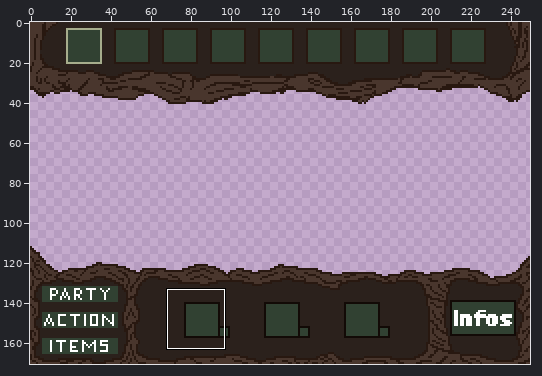
Sprite sheet: assets/graphics/UI/Fightscreen/Fightscreen_Items_Base.png. Above, an overview of the earlier version with the close-up marked.
Close-up. Before the edit:
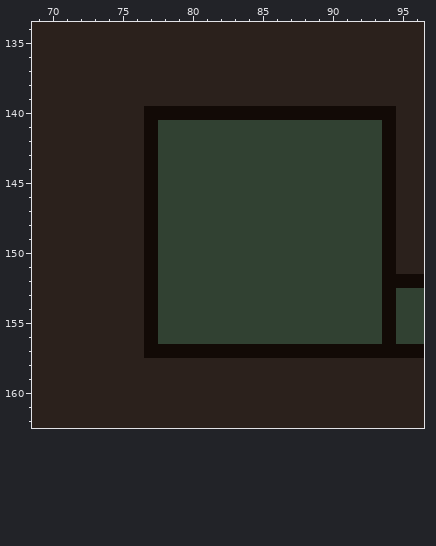
The file is 250x171 pixels. Colours within 5 levels of each other are drawn and written as one. Shown: x 69..96, y 134..162.
The result:
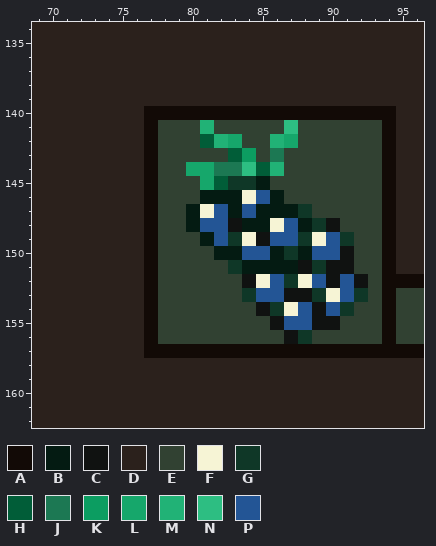
Palette (. is transparent): A #120a06  B #041b12  C #101211  D #2b211c  E #314132  F #f6f4d5  G #0f3727  H #015d38  J #1c7853  K #0c9d61  L #16a76b  M #21b276  N #2dbe82  P #235595
From the commit log: fightscreen has character animations now
The exact change:
@@ x 78..94 @@
 140 AAAAAAAAAAAAAAAAA
-141 EEEEEEEEEEEEEEEEA
-142 EEEEEEEEEEEEEEEEA
-143 EEEEEEEEEEEEEEEEA
-144 EEEEEEEEEEEEEEEEA
-145 EEEEEEEEEEEEEEEEA
-146 EEEEEEEEEEEEEEEEA
-147 EEEEEEEEEEEEEEEEA
-148 EEEEEEEEEEEEEEEEA
-149 EEEEEEEEEEEEEEEEA
-150 EEEEEEEEEEEEEEEEA
-151 EEEEEEEEEEEEEEEEA
-152 EEEEEEEEEEEEEEEEA
-153 EEEEEEEEEEEEEEEEA
-154 EEEEEEEEEEEEEEEEA
-155 EEEEEEEEEEEEEEEEA
-156 EEEEEEEEEEEEEEEEA
+141 EEEMEEEEENEEEEEEA
+142 EEEHMLEEMLEEEEEEA
+143 EEEEEHKEJEEEEEEEA
+144 EELLJJNHMEEEEEEEA
+145 EEELHGGBEEEEEEEEA
+146 EEEBBBFPBEEEEEEEA
+147 EEBFPBPBBBGEEEEEA
+148 EEBPPCBBFPBGCEEEA
+149 EEEBPGFCPPGFPGEEA
+150 EEEEBBPPBGBPPCEEA
+151 EEEEEGBBBBCGCCEEA
+152 EEEEEECFPGFPCPCEA
+153 EEEEEEGPPCCGFPGEA
+154 EEEEEEECGFPCPGEEA
+155 EEEEEEEECPPCCEEEA
+156 EEEEEEEEECGEEEEEA
 157 AAAAAAAAAAAAAAAAA
